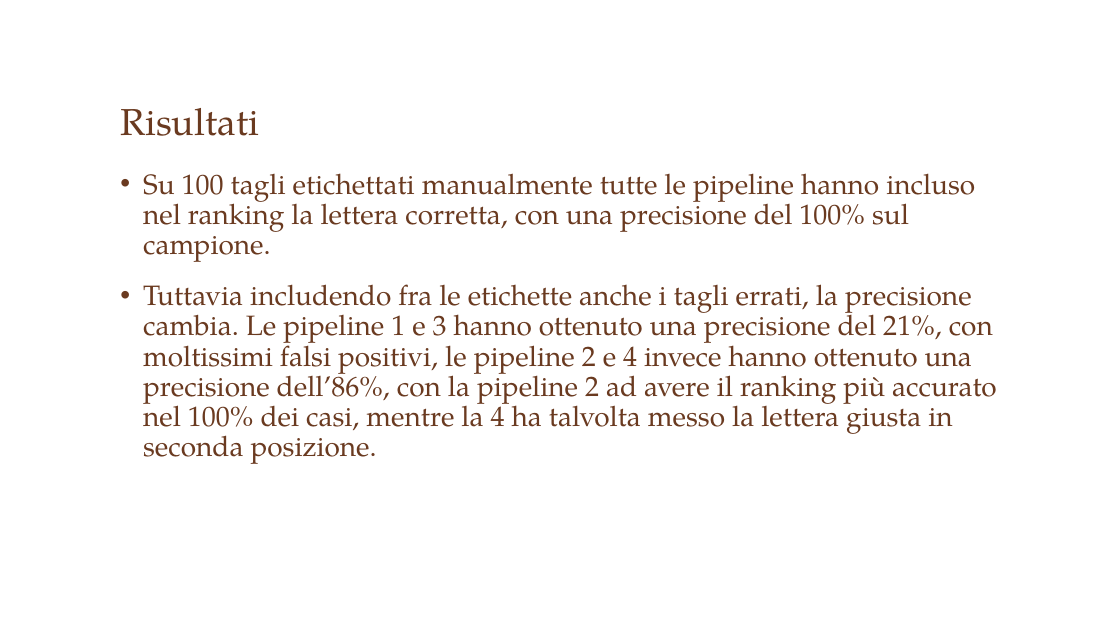
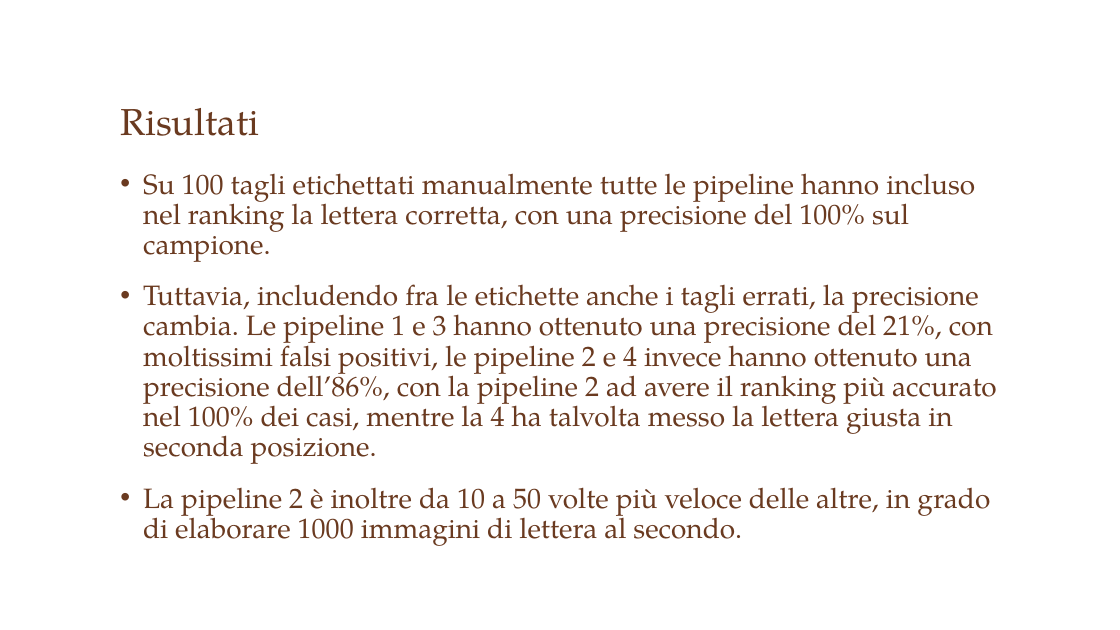
Before and after one commit to Kidel/In-Codice-Ratio-OCR-with-CNN, a slide deck: slide 22 of Relazione/Slide.pptx. Drawn at 1120x630 pixels with LibreOffice and Linux fonts; fonts in the diff are those of the drawing; background and template pictures are left out. Boxes give left, top, right and bottom in pixels: in the first picture for what was removed or moved away, otherwise in the second. Text is boxed around its words. In the diff, an @@ line names an element or a change of style, - is before the commit and + after.

Commit message:
update slide and relazione

```diff
--- a/Relazione/Slide.pptx
+++ b/Relazione/Slide.pptx
@@ text at [143, 284, 997, 546]: text changed @@
-• Tuttavia includendo fra le etichette anche i tagli errati, la precisione cambia. Le pipeline 1 e 3 hanno ottenuto una precisione del 21%, con moltissimi falsi positivi, le pipeline 2 e 4 invece hanno ottenuto una precisione dell’86%, con la pipeline 2 ad avere il ranking più accurato nel 100% dei casi, mentre la 4 ha talvolta messo la lettera giusta in seconda posizione.
+• Tuttavia, includendo fra le etichette anche i tagli errati, la precisione cambia. Le pipeline 1 e 3 hanno ottenuto una precisione del 21%, con moltissimi falsi positivi, le pipeline 2 e 4 invece hanno ottenuto una precisione dell’86%, con la pipeline 2 ad avere il ranking più accurato nel 100% dei casi, mentre la 4 ha talvolta messo la lettera giusta in seconda posizione.
+• La pipeline 2 è inoltre da 10 a 50 volte più veloce delle altre, in grado di elaborare 1000 immagini di lettera al secondo.
```
Also in this commit, not shown: 4 other files.
